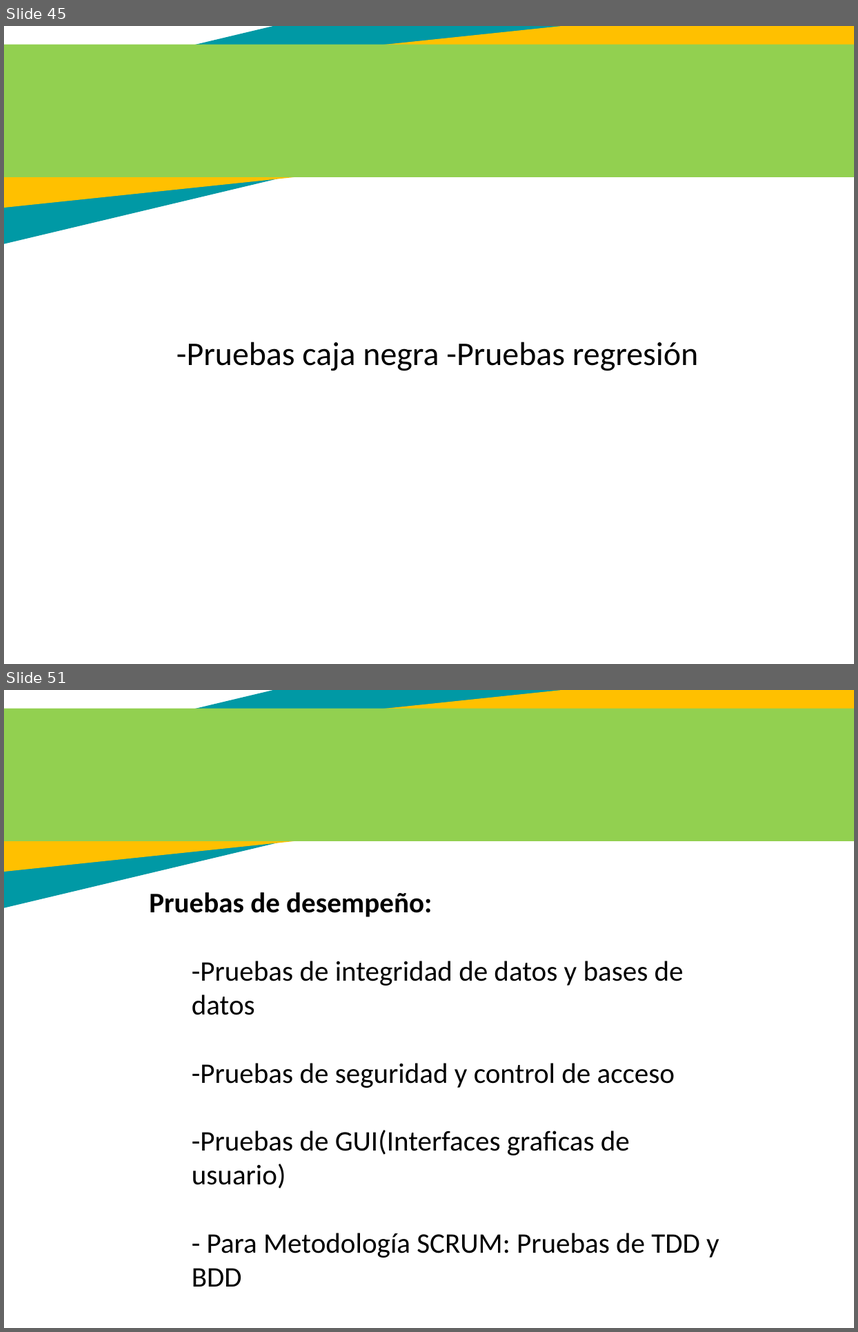
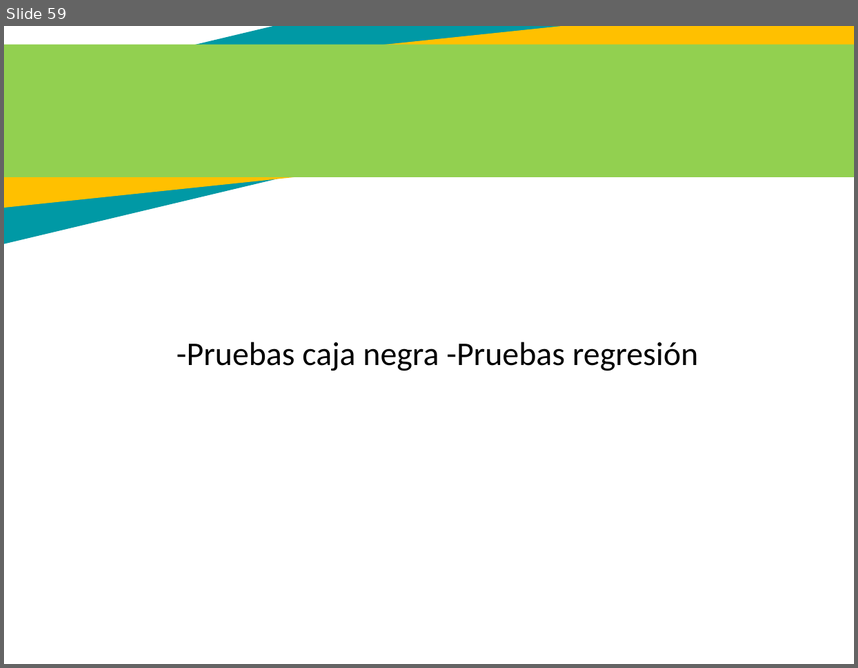
Before and after one commit to juannicolasvargas/SANF-solutions-helps, a slide deck: Sexto Trimestre/PresentacionV6 terminar- 1012.pptx. Shown one above the other, each under a label of ours: slides 45 and 51 before the commit, slide 59 after it; the slides between them are not shown. The pictures are 858x1332 and 858x668 pixels, drawn with LibreOffice and Linux fonts; fonts in the diff are those of the drawing. Boxes give left, top, right and bottom in pixels: in the first picture for what was removed or moved away, otherwise in the second. Text is boxed around its words. In the diff, an @@ line names an element or a change of style, - is before the commit and + after.

```diff
--- a/Sexto Trimestre/PresentacionV6 terminar- 1012.pptx
+++ b/Sexto Trimestre/PresentacionV6 terminar- 1012.pptx
@@ slide 51 removed at (4, 690, 854, 1328), background #FFFFFF; not listed: 3 template elements that a slide beside it also shows @@
@@ text removed at (149, 892, 720, 1286) @@
-Pruebas de desempeño:
--Pruebas de integridad de datos y bases de
-datos
--Pruebas de seguridad y control de acceso
--Pruebas de GUI(Interfaces graficas de
-usuario)
-- Para Metodología SCRUM: Pruebas de TDD y
-BDD
@@ what was slide 45 is now slide 59 @@
```
Also in this commit, not shown: 23 slides changed, 37 slides added, 12 other slides removed.
